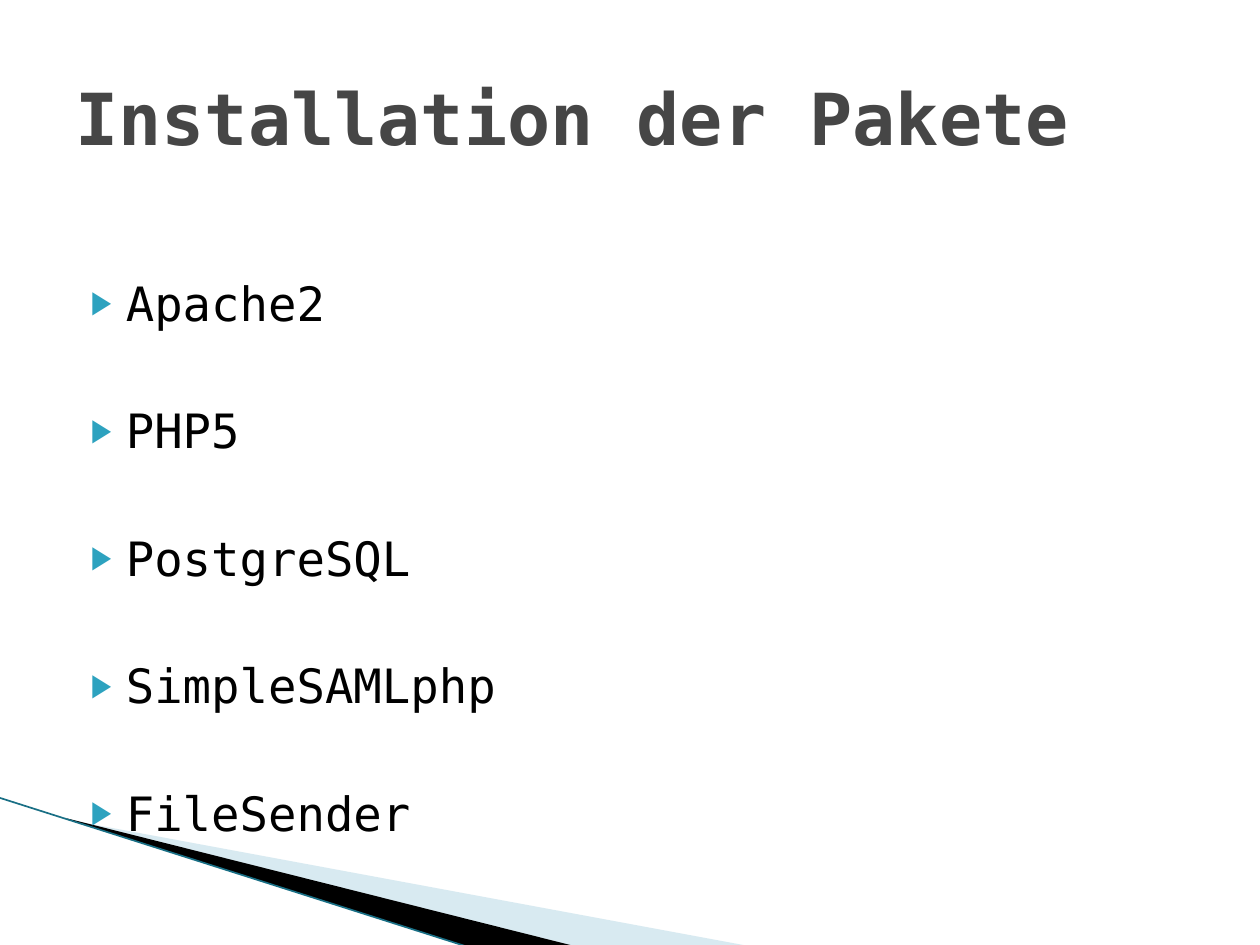
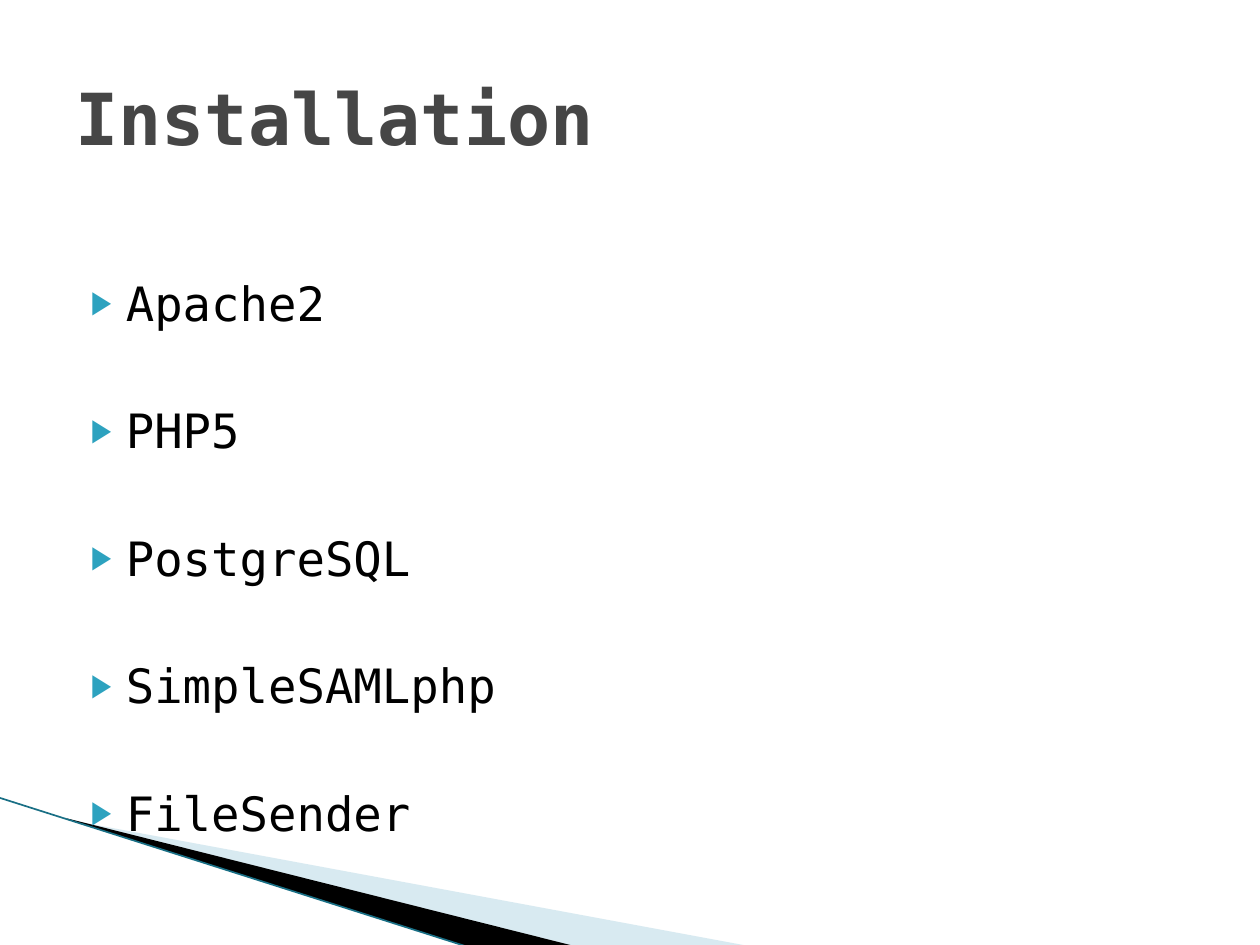
Before and after one commit to DomCom/IPA-Dokumente, a slide deck: slide 5 of Transporter.pptx. Drawn at 1260x945 pixels with LibreOffice and Linux fonts; fonts in the diff are those of the drawing; background and template pictures are left out. Boxes give left, top, right and bottom in pixels: in the first picture for what was removed or moved away, otherwise in the second. Text is boxed around its words. In the diff, an @@ line names an element or a change of style, - is before the commit and + after.

```diff
--- a/Transporter.pptx
+++ b/Transporter.pptx
@@ title at [75, 87, 593, 146]: text changed @@
-Installation der Pakete
+Installation
```
Also in this commit, not shown: 1 slide added.
